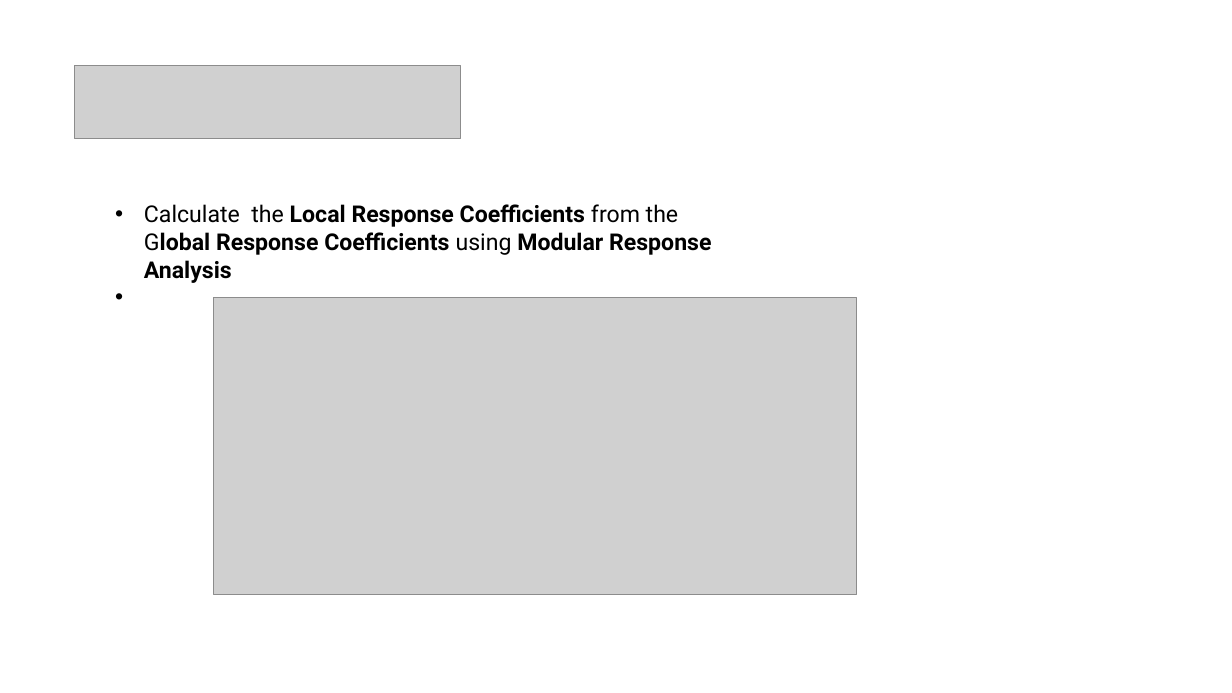
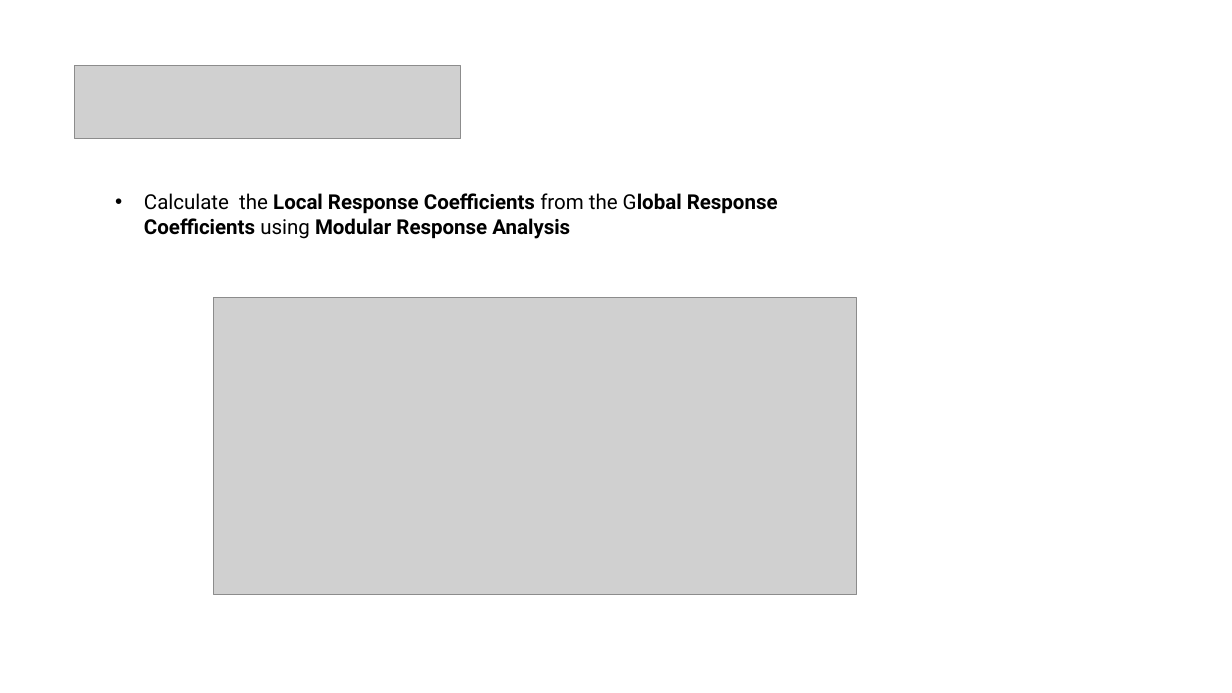
Before and after one commit to LoqmanSamani/mapk-pathway, a slide deck: slide 4 of article/presentation .odp (slide 3 before the commit). Drawn at 1232x693 pixels with LibreOffice and Linux fonts; fonts in the diff are those of the drawing; grey boxes stand for pictures. Boxes give left, top, right and bottom in pixels: in the first picture for what was removed or moved away, otherwise in the second. Text is boxed around its words. In the diff, an @@ line names an element or a change of style, - is before the commit and + after.

```diff
--- a/article/presentation .odp
+++ b/article/presentation .odp
@@ text "Calculate the Local Response Coefficients ...": place and size @@
-text "Calculate the Local Response Coefficients ..." at (144, 204, 711, 283)
+text "Calculate the Local Response Coefficients ..." at (144, 193, 778, 239)
@@ text "Calculate the Local Response Coefficients ..." at (144, 193, 778, 239): size 18 to 16 pt @@
```
Also in this commit, not shown: 9 other slides changed, 1 slide added.
